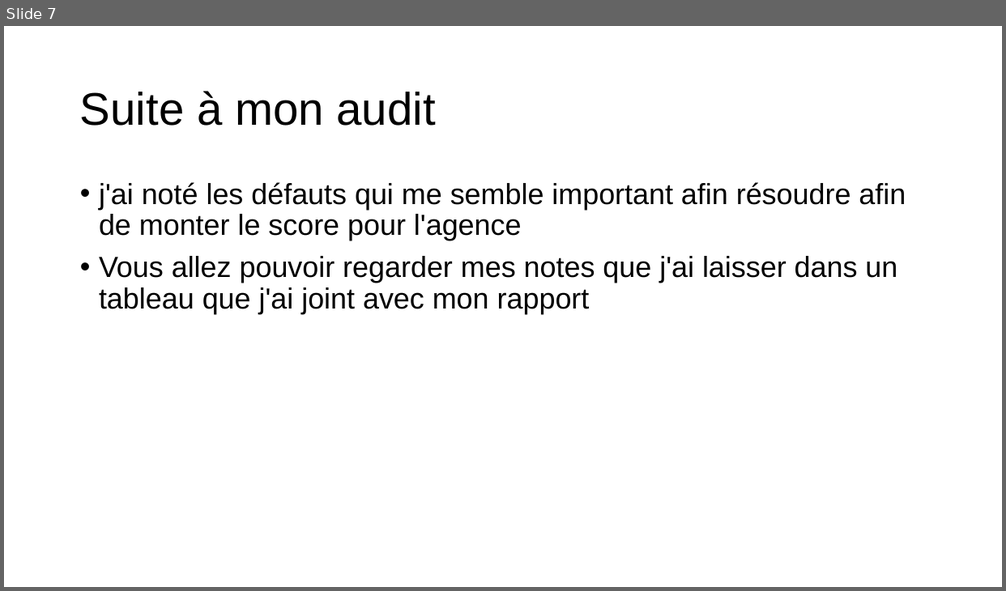
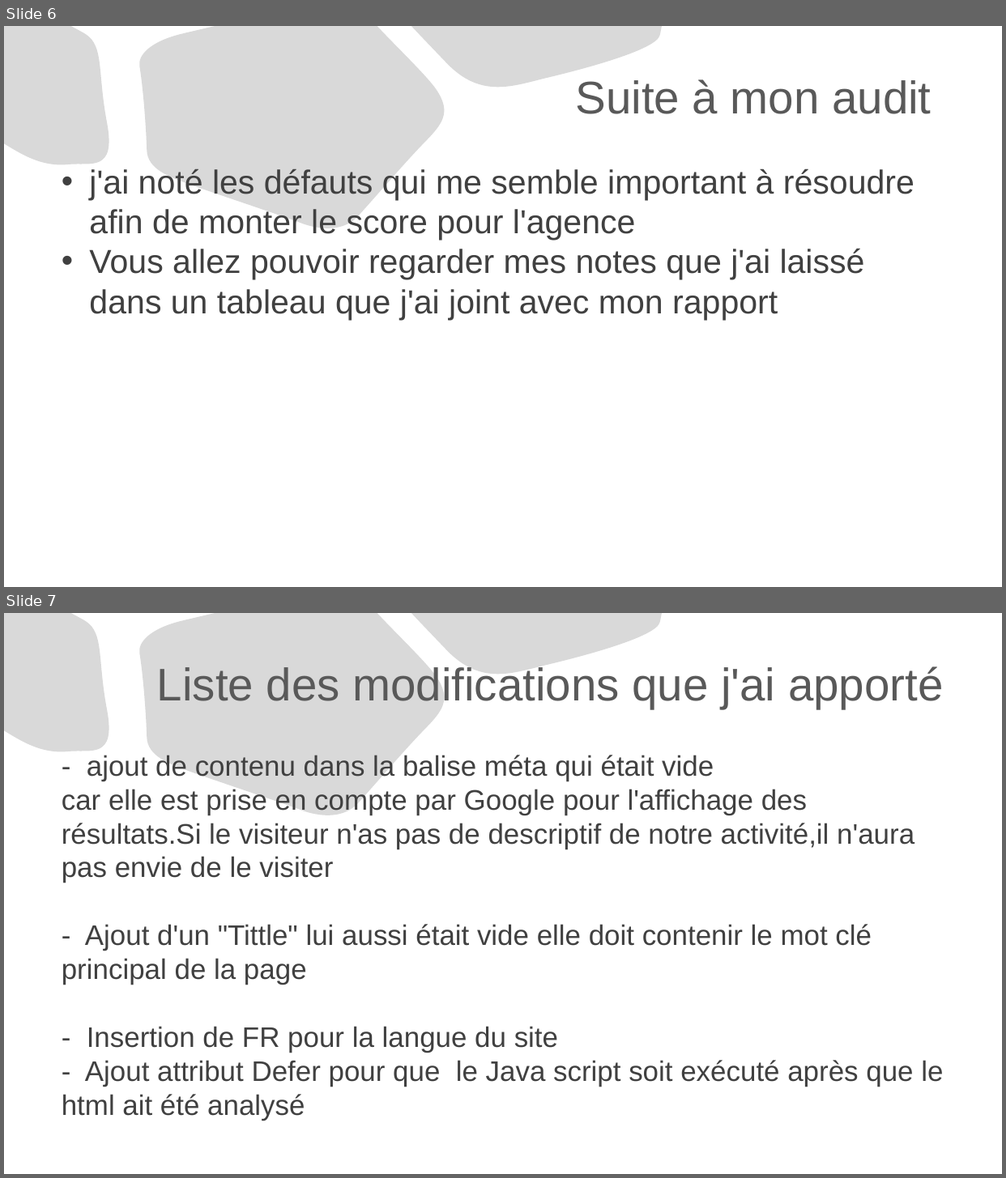
Before and after one commit to LKONATE-c/projet04open-class-room, a slide deck: Diaporama2.pptx. Shown one above the other, each under a label of ours: slide 7 before the commit, slides 6 and 7 after it. The pictures are 1006x591 and 1006x1178 pixels, drawn with LibreOffice and Linux fonts; fonts in the diff are those of the drawing. Boxes give left, top, right and bottom in pixels: in the first picture for what was removed or moved away, otherwise in the second. Text is boxed around its words. In the diff, an @@ line names an element or a change of style, - is before the commit and + after.

```diff
--- a/Diaporama2.pptx
+++ b/Diaporama2.pptx
@@ slide 7 added at [4,613,1002,1174], background #FFFFFF; not listed: 3 template elements that a slide beside it also shows @@
@@ title added at [157,666,943,709], 44 pt, text #595959 @@
+Liste des modifications que j'ai apporté
@@ text added at [62,755,943,1121], 27.2 pt, text #404040 @@
+- ajout de contenu dans la balise méta qui était vide
+car elle est prise en compte par Google pour l'affichage des résultats.Si le visiteur n'as pas de descriptif de notre activité,il n'aura pas envie de le visiter
+- Ajout d'un "Tittle" lui aussi était vide elle doit contenir le mot clé principal de la page
+- Insertion de FR pour la langue du site
+- Ajout attribut Defer pour que le Java script soit exécuté après que le html ait été analysé
@@ what was slide 7 is now slide 6 @@
@@ slide 6 changed as well @@
@@ freeform shape added at [4,26,117,173], fill #D9D9D9, outline #000000 0.75 pt @@
@@ title "Suite à mon audit": place and size @@
-title "Suite à mon audit" at [80,91,436,126]
+title "Suite à mon audit" at [576,79,931,114]
@@ title "Suite à mon audit" at [576,79,931,114]: text colour #000000 to #595959; alignment left to right; line spacing 0.9 to 1 @@
@@ freeform shape added at [138,26,453,239], fill #D9D9D9, outline #000000 0.75 pt @@
@@ freeform shape added at [411,26,661,100], fill #D9D9D9, outline #000000 0.75 pt @@
@@ text at [89,169,914,320]: text changed; size 28 to 32 pt; text colour #000000 to #404040 @@
-• j'ai noté les défauts qui me semble important afin résoudre afin de monter le score pour l'agence
-• Vous allez pouvoir regarder mes notes que j'ai laisser dans un tableau que j'ai joint avec mon rapport
+• j'ai noté les défauts qui me semble important à résoudre afin de monter le score pour l'agence
+• Vous allez pouvoir regarder mes notes que j'ai laissé dans un tableau que j'ai joint avec mon rapport
```
Also in this commit, not shown: 5 other slides changed, 18 other slides added, 1 slide removed, 4 other files.
